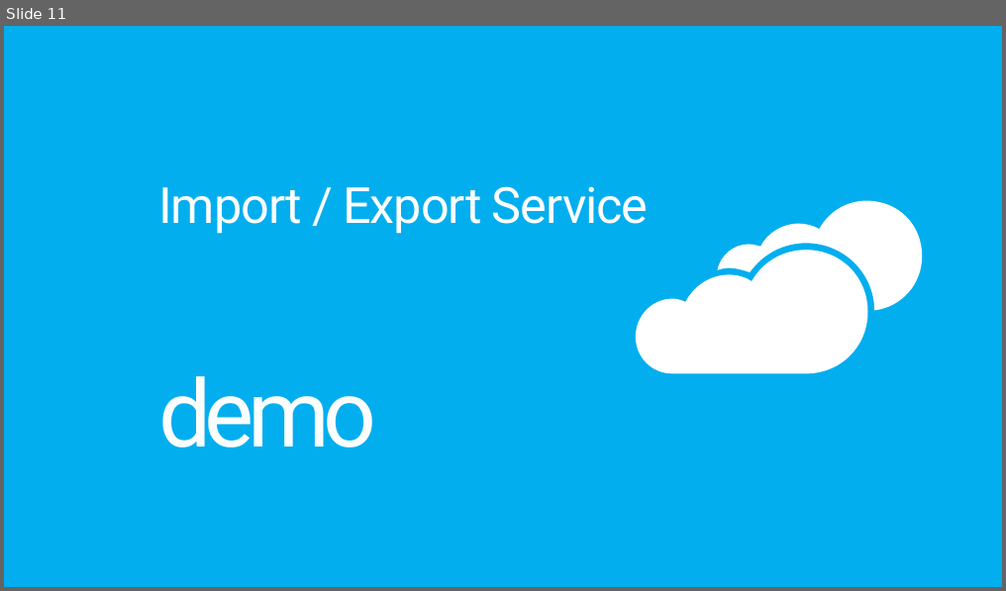
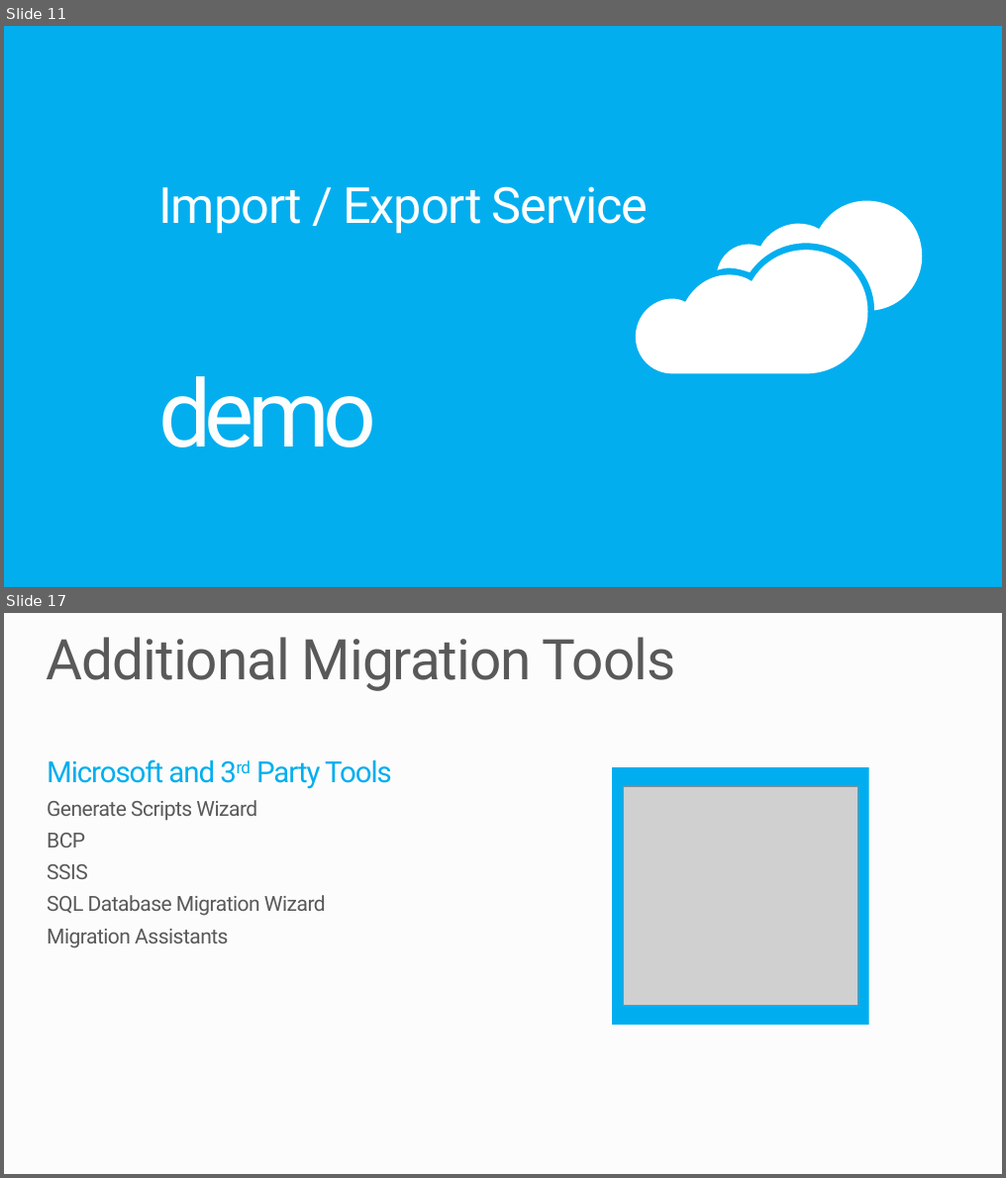
Before and after one commit to tanleittl/PRESENTATION-SQLDatabaseMigration, a slide deck: SQLDatabaseMigration.pptx. Shown one above the other, each under a label of ours: slide 11 before the commit, slides 11 and 17 after it; the slides between them are not shown. The pictures are 1006x591 and 1006x1178 pixels, drawn with LibreOffice and Linux fonts; fonts in the diff are those of the drawing; grey boxes stand for pictures; background and template pictures are left out. Boxes give left, top, right and bottom in pixels: in the first picture for what was removed or moved away, otherwise in the second. Text is boxed around its words. In the diff, an @@ line names an element or a change of style, - is before the commit and + after.

```diff
--- a/SQLDatabaseMigration.pptx
+++ b/SQLDatabaseMigration.pptx
@@ slide 17 added at box(4, 613, 1002, 1174), background #FCFCFC @@
@@ title added at box(47, 637, 676, 691), 54 pt, text #595959 @@
+Additional Migration Tools
@@ text added at box(47, 760, 392, 949), 20 pt, text #595959 @@
+Microsoft and 3rd Party Tools
+Generate Scripts Wizard
+BCP
+SSIS
+SQL Database Migration Wizard
+Migration Assistants
@@ rectangle added at box(612, 768, 868, 1025), fill #00AEEF @@
@@ picture added at box(623, 786, 857, 1005) @@
```
Also in this commit, not shown: 7 slides changed, 4 other slides added, 6 slides removed.
